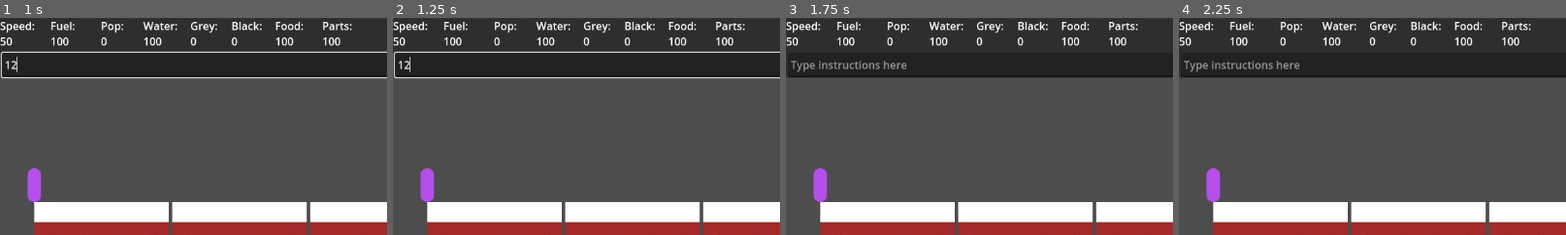
Above: before the commit, frames 1-4 (left to right).
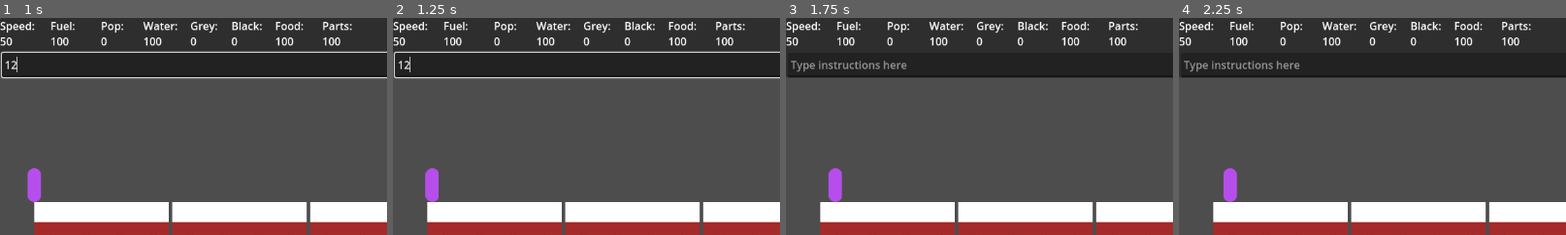
Above: after the commit, the same moments.

Repository: Sphinx111/ed_and_morgs_train_builder
Game: Godot game, scene res://Scenes/traincar.tscn
Two runs of this game, one before a commit and one after it. Both use one fixed random seed, a clock stepped at 60 frames per second and the inputs below.
Inputs (mouse positions are % of the whole screen's width and height, from its top left):
- Up to frame 1 (1 s): click (42, 11) at 0.52 s; type "12" at 0.6 s
- Up to frame 2 (1.25 s): no input
- Up to frame 3 (1.75 s): click "Give Order" at 1.25 s
- Up to frame 4 (2.25 s): click "Tick" at 2 s
The pictures show only the part of the screen within x 0-50%, y 0-50%; the shares and areas given below are measured in that part.

Frame 1 is identical in both runs. In frame 2, 0.4% of the frame differs, in the area x 7-12%, y 69-85%; in frame 3, 1.1%, in the area x 7-15%, y 69-85%; in frame 4, 1.1%.

Commit message:
Passengers get thirsty again.
Passengers also meander (but don't fall off ends of the train)

Diff:
--- a/PassengerMap.gd
+++ b/PassengerMap.gd
@@ -76,7 +76,10 @@
 	needsMaps[needType] = directionsMap.duplicate()
 	pass
 
-func get_direction_from_to(position : Array[int], type : String):
+func get_direction_from_to(position : Array[int], type : String) -> int:
 	var index = -1
 	index = position[0] * 4 + position[1]
-	return needsMaps[type][index]
+	if needsMaps.has(type):
+		return needsMaps[type][index]
+	else:
+		return 0
--- a/Train.gd
+++ b/Train.gd
@@ -11,6 +11,9 @@
 
 var passengerMap : PassengerMap = null
 var passengerManager : PassengerManager = null
+
+var minXpos : float = 0.0
+var maxXpos : float = 0.0
 
 # x varieties of food
 var res = {
@@ -38,6 +41,7 @@
 func _ready() -> void:
 	for i in range(0,3):
 		add_carriage(i)
+	maxXpos = (carriages.size() * (Globals.car_length + Globals.car_separation)) - Globals.car_separation
 	passengerManager = find_child("PassengersManager")
 	init_passenger_map()
 
@@ -101,4 +105,3 @@
 	var posInCar = localPos.x - carriages[carIndex].position.x
 	var moduleIndex = floor(posInCar / Globals.module_width)
 	return [carIndex,moduleIndex]
-	pass
--- a/basic_ui.gd
+++ b/basic_ui.gd
@@ -30,7 +30,7 @@
 	$ResourcePanel/MechParts.text = "Parts: " + String.num_int64(selectedTrain.get_res("mech_parts"))
 	$ResourcePanel/Food.text = "Food: " + String.num_int64(selectedTrain.get_res("food1"))
 
-func _on_line_edit_text_submitted(new_text: String) -> void:
+func _on_line_edit_text_submitted(_new_text: String) -> void:
 	parse_text_input()
 	pass # Replace with function body.
 
--- a/passenger.gd
+++ b/passenger.gd
@@ -9,9 +9,9 @@
 var lastname : String = ""
 var movespeed = 30
 
-var current_module_pos : float = 0
 var current_module : ModuleBase = null
-var next_module_pos : float = Globals.module_width
+var next_module_pos : float = Globals.module_width		# If position.x exceeds this, check module
+var last_module_pos : float = 0.0						# If position.x falls below this, check module
 var direction : int = 0
 
 var home_cabin = null
@@ -22,7 +22,7 @@
 	"food1" : 0
 }
 
-var targetNeed = "thirst"
+var targetNeed = ""
 var needs = {
 	"thirst" : 0.75,
 	"hunger" : 0.0,
@@ -42,18 +42,29 @@
 	parentTrain = manager.get_parent()
 
 func _process(delta) -> void:
+	destination.x = max(destination.x, parentTrain.minXpos)
+	destination.x = min(destination.x, parentTrain.maxXpos)
 	position = position.move_toward(destination, movespeed * delta)
-	if (direction > 0 and position.x >= next_module_pos) or (direction < 0 and position.x <= next_module_pos):
+	if (direction > 0 and position.x > next_module_pos) or (direction < 0 and position.x < last_module_pos):
 		recheck_module()
 	pass
 
+# Once at outset, or per module moved, confirm position on train and which module we are at
+# set thresholds to re-check module next
 func recheck_module():
-	current_module_pos = position.x
-	next_module_pos = position.x + (Globals.module_width * direction)
 	var myLocation = parentTrain.get_trainpos_from_coords(self.position)
+	current_module = parentTrain.carriages[myLocation[0]].modules[myLocation[1]]
+
+	# If we move left of this point, we have left current module and need to check
+	last_module_pos = current_module.position.x
+	if myLocation[1] == 0:
+		last_module_pos -= Globals.car_separation
+
+	# Get thresholds to check next module (moving right)
+	next_module_pos = position.x + Globals.module_width
 	if myLocation[1] == 3:
-		next_module_pos += (Globals.car_separation * direction)
-	current_module = parentTrain.carriages[myLocation[0]].modules[myLocation[1]]
+		next_module_pos += Globals.car_separation
+
 	if current_module.can_serve_need(targetNeed):
 		enter_customer_module(current_module, 1)
 	print("I'm at the " + current_module.type + " module!")
@@ -74,8 +85,7 @@
 func resource_tick():
 	for key in needs.keys():
 		needs[key] += 0.01
-		if needs[key] > Globals.passenger_seeks_threshold:
-			targetNeed = key
+	check_needs()
 
 func check_needs():
 	var maxVal : float = 0.0
@@ -83,9 +93,10 @@
 	for key in needs.keys():
 		if needs[key] > maxVal:
 			maxNeed = key
+			maxVal = needs[key]
 	if maxVal > Globals.passenger_seeks_threshold:
+		#if maxNeed != "" and maxNeed != targetNeed:
 		targetNeed = maxNeed
-		pick_direction()
 
 func pick_direction():
 	# Chance to idly move around if no behaviour
@@ -95,6 +106,7 @@
 		if offset >= 0: direction = 1
 		else: direction = -1
 		destination.x += offset
+		return	# End early if no target
 
 	var myLocation = parentTrain.get_trainpos_from_coords(self.position)
 	var distanceToTarget = parentTrain.passengerMap.get_direction_from_to(myLocation, targetNeed)
--- a/passengerManager.gd
+++ b/passengerManager.gd
@@ -22,3 +22,4 @@
 func check_all_needs():
 	for passenger in passengers:
 		passenger.check_needs()
+		passenger.pick_direction()
